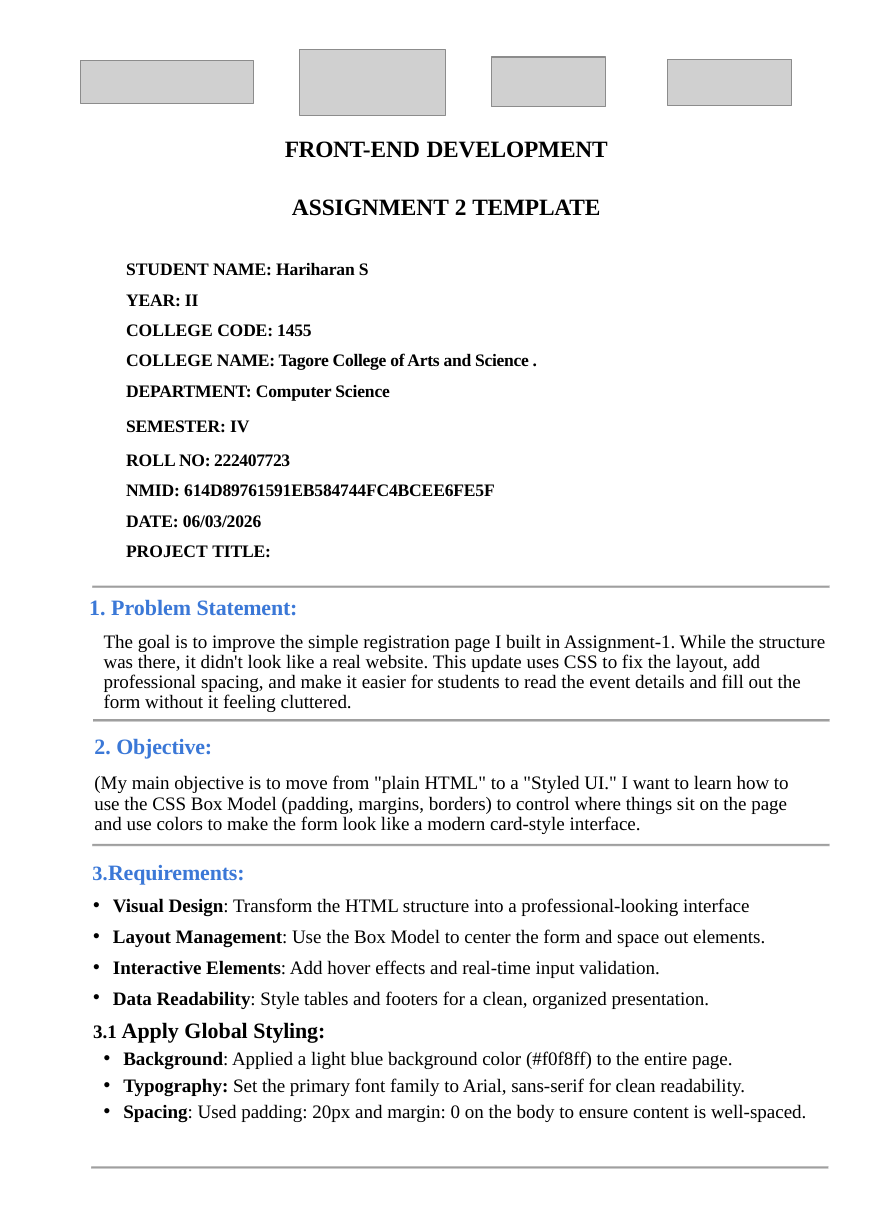
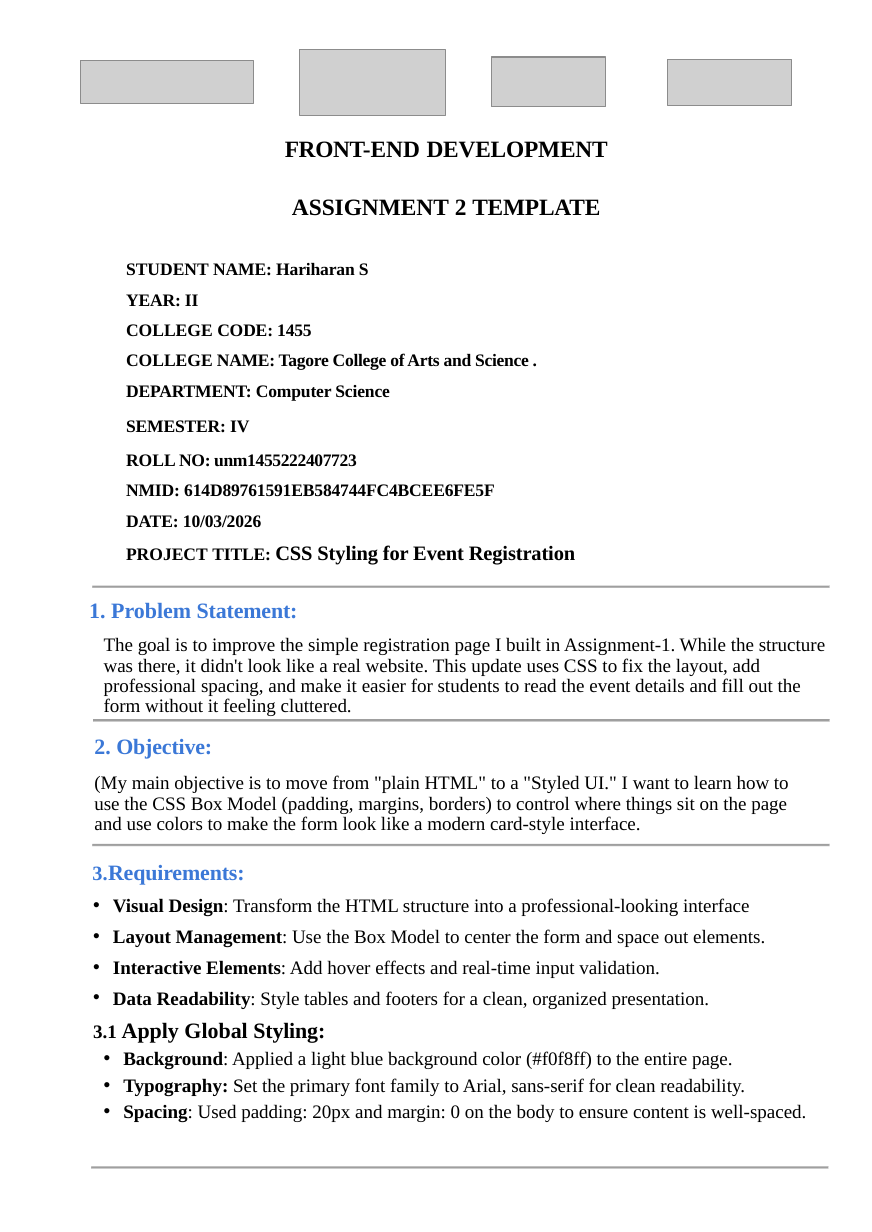
Before and after one commit to mr-heain/event-registration, a slide deck: slide 1 of ppt/FE Assignment template- 2.pptx. Drawn at 872x1232 pixels with LibreOffice and Linux fonts; fonts in the diff are those of the drawing; grey boxes stand for pictures. Boxes give left, top, right and bottom in pixels: in the first picture for what was removed or moved away, otherwise in the second. Text is boxed around its words. In the diff, an @@ line names an element or a change of style, - is before the commit and + after.

```diff
--- a/ppt/FE Assignment template- 2.pptx
+++ b/ppt/FE Assignment template- 2.pptx
@@ text at <box>126,454,357,467</box>: text changed @@
-ROLL NO: 222407723
+ROLL NO: unm1455222407723
@@ text at <box>126,515,576,565</box>: text changed; size 12 to 14 pt @@
-DATE: 06/03/2026
-PROJECT TITLE:
+DATE: 10/03/2026
+PROJECT TITLE: CSS Styling for Event Registration
```
Also in this commit, not shown: 1 other slide changed, 2 other files.
